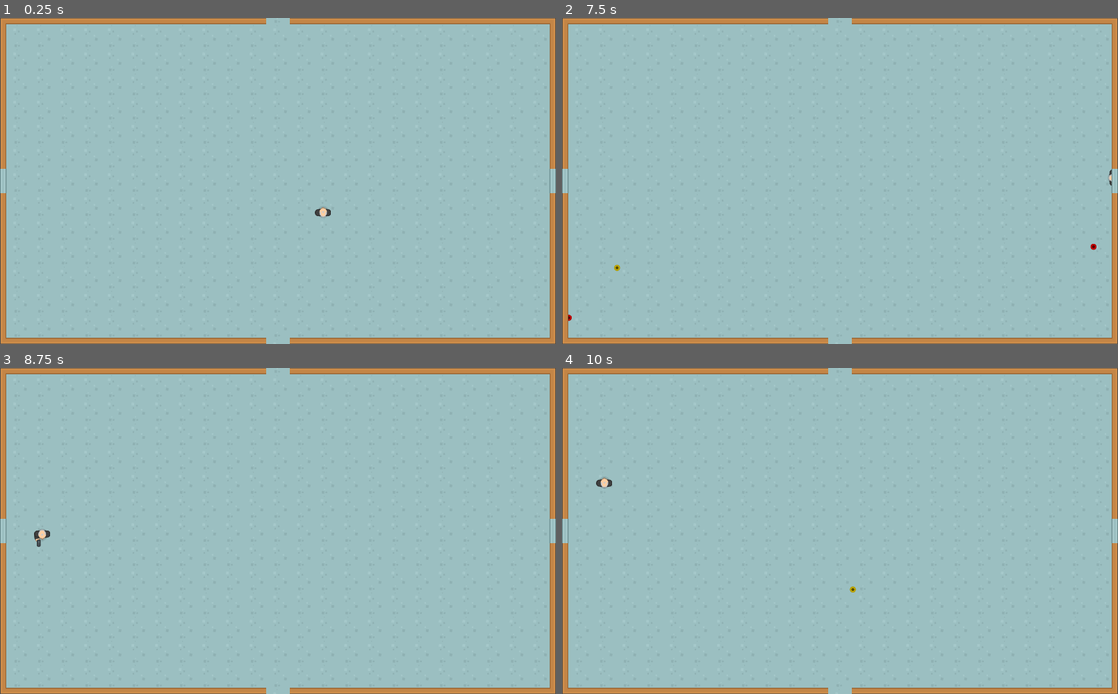
Above: before the commit, frames 1-4 (two rows, left to right).
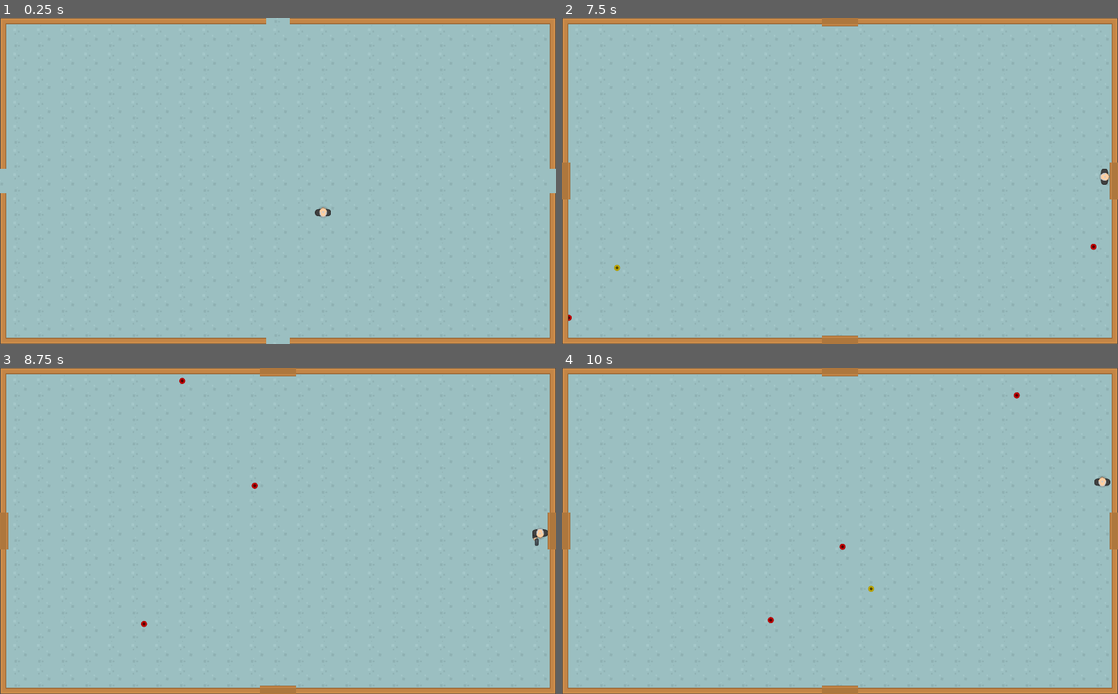
Above: after the commit, the same moments.

Repository: MarianoRamborger/Bounce
Game: Godot game, scene res://Main_and_Managers/Main_Scene.tscn
Same seed, same stepped clock (60 frames per second), same inputs: the game is played once before the commit and once after it.
Inputs:
- Up to frame 1 (0.25 s): no input
- Up to frame 2 (7.5 s): tap Enter (Shoot) at 0.5, 1.35, 2.85, 4.35, 5.75, 5.85, 7.35 s; hold Up (Up) 0.53-2.03 s; tap Space (Aim) at 0.6, 1.25, 2.1, 3.6, 5.1, 6.6 s; hold Left (Left) 2.03-3.53 s; hold Down (Down) 3.53-4.28 s; hold Right (Right) 4.28-5.03 s; hold Up (Up) 5.03-5.78 s; hold Right (Right) from 5.78 s (still down)
- Up to frame 3 (8.75 s): release Right (Right) at 8.03 s; hold Down (Down) from 8.03 s (still down); tap Space (Aim) at 8.1 s
- Up to frame 4 (10 s): release Down (Down) at 8.78 s; hold Left (Left) 8.78-9.53 s; tap Enter (Shoot) at 8.85 s; hold Up (Up) from 9.53 s (still down); tap Space (Aim) at 9.6 s

The runs differ from the first frame. In frame 1, less than 0.1% of the frame differs, in the area x 0-100%, y 46-54%; in frame 2, 0.7%; in frame 3, 0.8%, in the area x 0-100%, y 0-100%; in frame 4, 0.8%.

Commit message:
doors close upon entering room

Diff:
--- /dev/null
+++ b/Prefabs/Rooms/Environment/Door/Door.gd
@@ -0,0 +1,22 @@
+extends Node2D
+
+var parent
+
+
+
+
+func _on_Back_Area_Detector_body_entered(body):
+	if body.name == "Player":
+		if parent.has_method("start_room"):
+			parent.start_room()
+
+
+func open():
+	$Door_Body/Door_Body_Area.set_deferred("disabled", true)
+	$AnimatedSprite.play('Open')
+
+
+func close():
+	print("S")
+	$Door_Body/Door_Body_Area.set_deferred("disabled", false)
+	$AnimatedSprite.play('Closed')
--- a/Prefabs/Rooms/Environment/Door/Door.tscn
+++ b/Prefabs/Rooms/Environment/Door/Door.tscn
@@ -1,34 +1,51 @@
-[gd_scene load_steps=4 format=2]
+[gd_scene load_steps=6 format=2]
 
-[ext_resource path="res://Prefabs/Rooms/Environment/Door/tile_499.png" type="Texture" id=1]
+[ext_resource path="res://Prefabs/Rooms/Environment/Door/tile_441.png" type="Texture" id=1]
+[ext_resource path="res://Prefabs/Rooms/Environment/Door/Door.gd" type="Script" id=2]
 
 [sub_resource type="SpriteFrames" id=1]
 animations = [ {
-"frames": [ ExtResource( 1 ) ],
+"frames": [  ],
 "loop": true,
 "name": "Open",
 "speed": 5.0
 }, {
-"frames": [  ],
+"frames": [ ExtResource( 1 ) ],
 "loop": true,
 "name": "Closed",
 "speed": 5.0
 } ]
 
 [sub_resource type="RectangleShape2D" id=2]
-extents = Vector2( 32, 32 )
+extents = Vector2( 47, 14.5 )
+
+[sub_resource type="RectangleShape2D" id=3]
+extents = Vector2( 18.5, 61.5 )
 
 [node name="Door" type="Node2D"]
+script = ExtResource( 2 )
 
 [node name="AnimatedSprite" type="AnimatedSprite" parent="."]
+scale = Vector2( 1, 1.5 )
 frames = SubResource( 1 )
-animation = "Open"
+animation = "Closed"
 
-[node name="StaticBody2D" type="StaticBody2D" parent="."]
+[node name="Door_Body" type="StaticBody2D" parent="."]
+collision_layer = 8
 
-[node name="CollisionShape2D" type="CollisionShape2D" parent="StaticBody2D"]
-position = Vector2( 24, 0 )
+[node name="Door_Body_Area" type="CollisionShape2D" parent="Door_Body"]
+modulate = Color( 1, 0.0352941, 0.0352941, 1 )
+position = Vector2( 0.500002, -2.19345e-05 )
 rotation = 1.5708
 shape = SubResource( 2 )
-disabled = true
 one_way_collision_margin = 50.0
+
+[node name="Back_Area_Detector" type="Area2D" parent="."]
+position = Vector2( -34, -1 )
+
+[node name="CollisionShape2D" type="CollisionShape2D" parent="Back_Area_Detector"]
+modulate = Color( 0.133333, 0.882353, 0.0901961, 1 )
+position = Vector2( 4, 0.5 )
+shape = SubResource( 3 )
+
+[connection signal="body_entered" from="Back_Area_Detector" to="." method="_on_Back_Area_Detector_body_entered"]
--- a/Prefabs/Rooms/Room.gd
+++ b/Prefabs/Rooms/Room.gd
@@ -2,10 +2,13 @@
 
 var len_x = 0
 var len_y = 0
+var solved = false
 
 
-
-
+func _ready():
+	for child in $Doors.get_children():
+		child.parent = self
+		handle_doors("open")
 
 
 
@@ -18,3 +21,17 @@
 func _on_Room_Area_body_exited(body):
 	if body.name == "Player":
 		$Camera2D.current = false
+
+
+func start_room():
+	if !solved:
+		handle_doors("close")
+
+func finish_room():
+	handle_doors("open")
+
+
+
+func handle_doors(action):
+	for child in $Doors.get_children():
+		child.open() if action == "open" else child.close()
--- a/Prefabs/Rooms/Room_prefabs/Basic_Room.tscn
+++ b/Prefabs/Rooms/Room_prefabs/Basic_Room.tscn
@@ -130,18 +130,11 @@
 position = Vector2( 1122, -43.0043 )
 shape = SubResource( 6 )
 
-[node name="Door_Left" parent="." index="3" instance=ExtResource( 2 )]
-position = Vector2( 1544, -480 )
-
-[node name="Door_Right" parent="." index="4" instance=ExtResource( 2 )]
-position = Vector2( 56, -480 )
-rotation = 3.14159
-
-[node name="Camera2D" type="Camera2D" parent="." index="5"]
+[node name="Camera2D" type="Camera2D" parent="." index="3"]
 position = Vector2( 800, -480 )
 zoom = Vector2( 1.47, 1.44 )
 
-[node name="Bullets_Walls" type="Node2D" parent="." index="6"]
+[node name="Bullets_Walls" type="Node2D" parent="." index="4"]
 
 [node name="StaticBody2D" type="StaticBody2D" parent="Bullets_Walls" index="0"]
 collision_layer = 32
@@ -151,15 +144,15 @@
 visible = false
 polygon = PoolVector2Array( 0, 0, 0, -960, 1600, -960, 1600, 0, 0, 0, 72, -64, 1536, -64, 1536, -264, 1536, -896, 64, -896, 64, -56 )
 
-[node name="Room_Area" type="Area2D" parent="." index="7"]
+[node name="Room_Area" type="Area2D" parent="." index="5"]
 collision_layer = 0
 
-[node name="CollisionShape2D" type="CollisionShape2D" parent="Room_Area" index="0"]
+[node name="Entries" type="CollisionShape2D" parent="Room_Area" index="0"]
 visible = false
 position = Vector2( 796, -480 )
 shape = SubResource( 7 )
 
-[node name="Exits_Walls" type="Node2D" parent="." index="8"]
+[node name="Exits_Walls" type="Node2D" parent="." index="6"]
 position = Vector2( 0, -32 )
 
 [node name="RightTop" type="StaticBody2D" parent="Exits_Walls" index="0"]
@@ -237,5 +230,22 @@
 rotation = 1.5708
 shape = SubResource( 10 )
 
+[node name="Doors" type="Node2D" parent="." index="7"]
+
+[node name="Door_Left" parent="Doors" index="0" instance=ExtResource( 2 )]
+position = Vector2( 1544, -480 )
+
+[node name="Door_Right" parent="Doors" index="1" instance=ExtResource( 2 )]
+position = Vector2( 56, -480 )
+rotation = 3.14159
+
+[node name="Door_Down" parent="Doors" index="2" instance=ExtResource( 2 )]
+position = Vector2( 800, -56 )
+rotation = 1.5708
+
+[node name="Door_Up" parent="Doors" index="3" instance=ExtResource( 2 )]
+position = Vector2( 800, -904 )
+rotation = 4.71239
+
 [connection signal="body_entered" from="Room_Area" to="." method="_on_Room_Area_body_entered"]
 [connection signal="body_exited" from="Room_Area" to="." method="_on_Room_Area_body_exited"]
Not shown, changed: .mono/metadata/ide_messaging_meta.txt
Binary file added: Prefabs/Rooms/Environment/Door/tile_441.png
Not shown, added: Prefabs/Rooms/Environment/Door/tile_441.png.import
